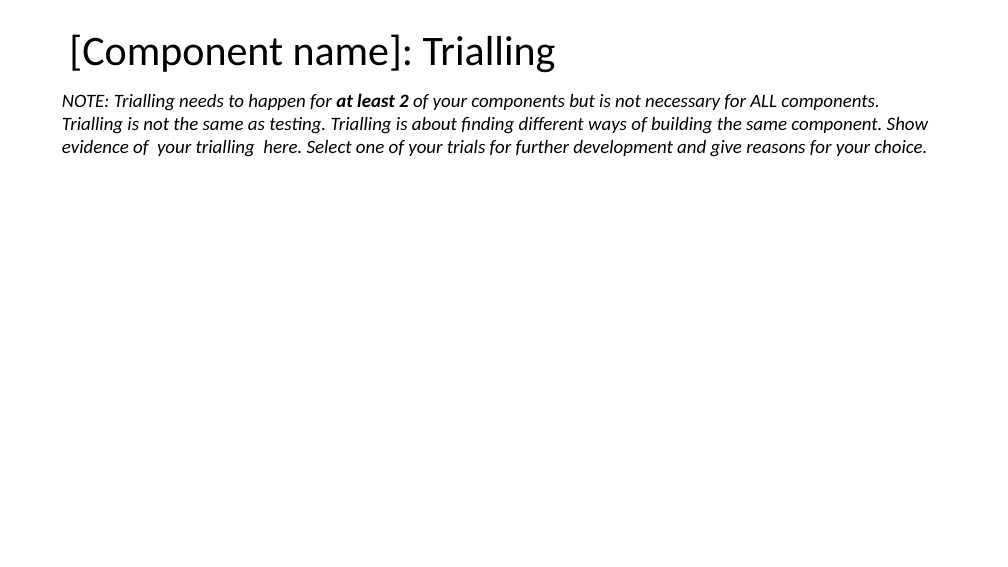
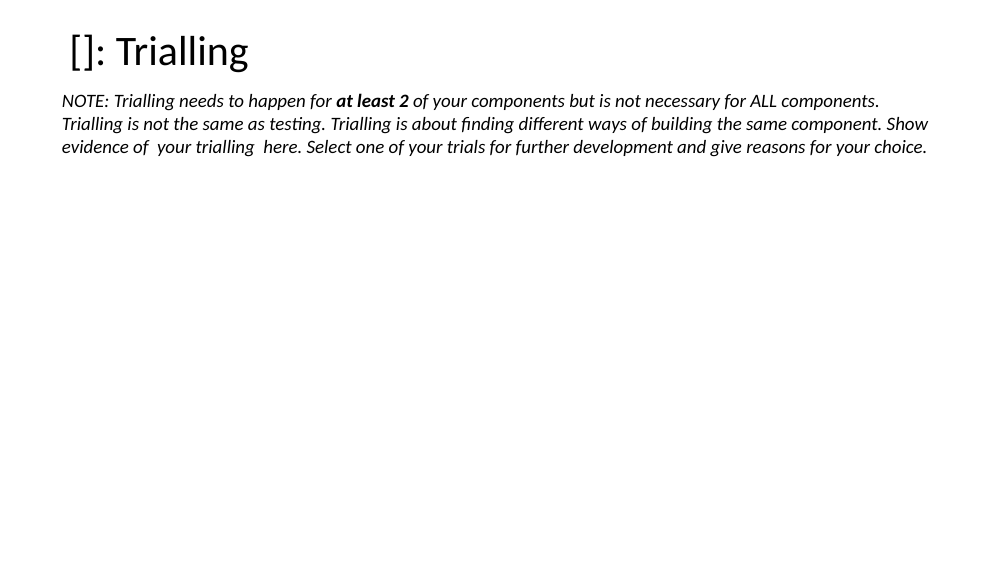
Before and after one commit to peter123321123321/Monster-Cards-Internal, a slide deck: slide 25 of 2.7 and 2.8 Documentation Template.pptx (slide 10 before the commit). Drawn at 1008x567 pixels with LibreOffice and Linux fonts; fonts in the diff are those of the drawing. Boxes give left, top, right and bottom in pixels: in the first picture for what was removed or moved away, otherwise in the second. Text is boxed around its words. In the diff, an @@ line names an element or a change of style, - is before the commit and + after.

```diff
--- a/2.7 and 2.8 Documentation Template.pptx
+++ b/2.7 and 2.8 Documentation Template.pptx
@@ title at <box>116,36,249,73</box>: text changed @@
-[Component name]: Trialling
+[]: Trialling
```
Also in this commit, not shown: 5 other slides changed, 15 slides added, 5 other files.
